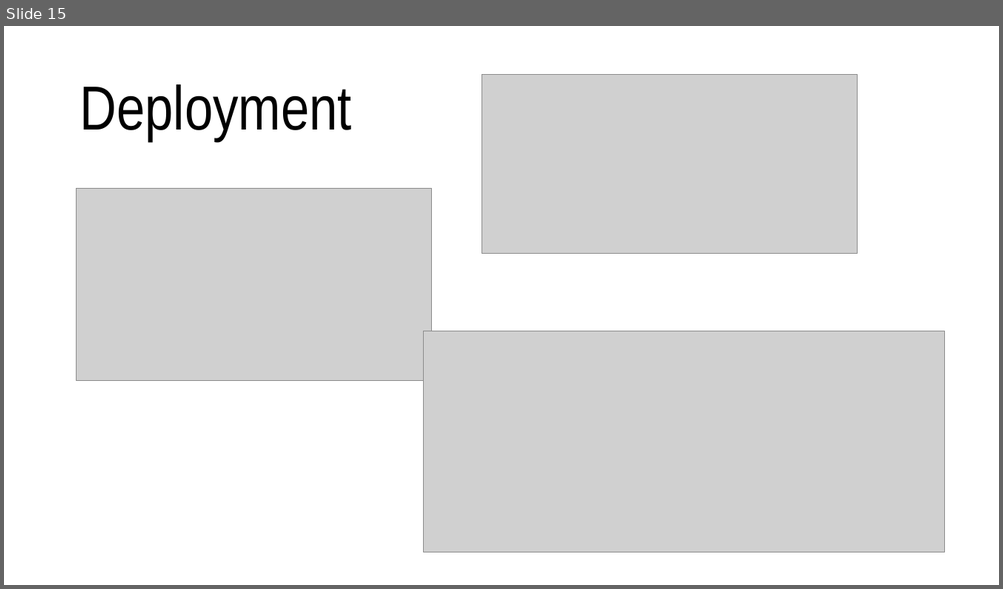
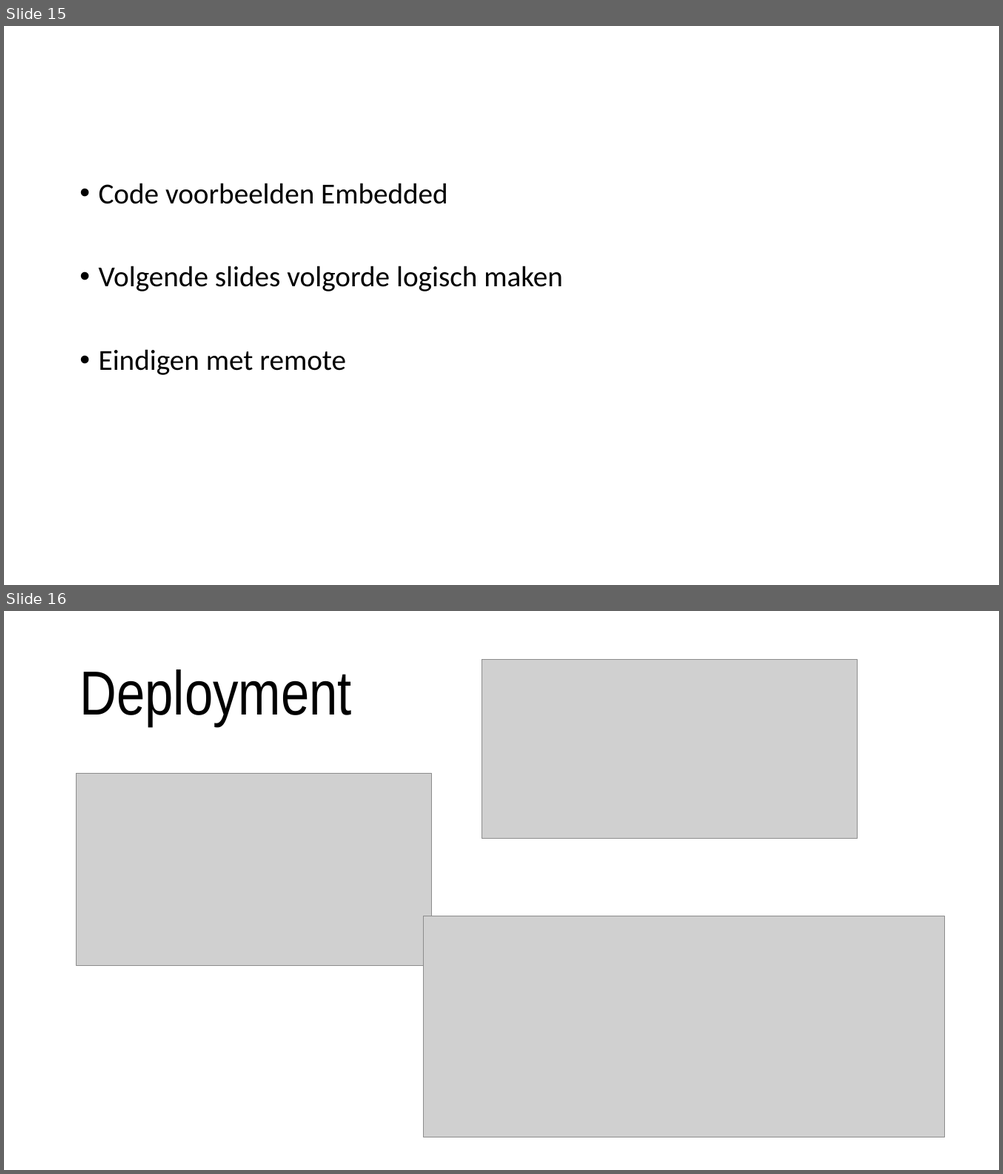
Before and after one commit to DennisVlaanderen/camunda-hands-on-workshop, a slide deck: Presentatie/Camunda_Brooks_JDI.pptx. Shown one above the other, each under a label of ours: slide 15 before the commit, slides 15 and 16 after it. The pictures are 1003x589 and 1003x1174 pixels, drawn with LibreOffice and Linux fonts; fonts in the diff are those of the drawing; grey boxes stand for pictures. Boxes give left, top, right and bottom in pixels: in the first picture for what was removed or moved away, otherwise in the second. Text is boxed around its words. In the diff, an @@ line names an element or a change of style, - is before the commit and + after.

```diff
--- a/Presentatie/Camunda_Brooks_JDI.pptx
+++ b/Presentatie/Camunda_Brooks_JDI.pptx
@@ slide 15 added at <box>4,26,999,585</box>, background #FFFFFF @@
@@ text added at <box>99,183,563,375</box>, 28 pt, text #000000 @@
+• Code voorbeelden Embedded
+• Volgende slides volgorde logisch maken
+• Eindigen met remote
@@ what was slide 15 is now slide 16 @@
```
Also in this commit, not shown: 1 other slide added, 1 slide removed.
